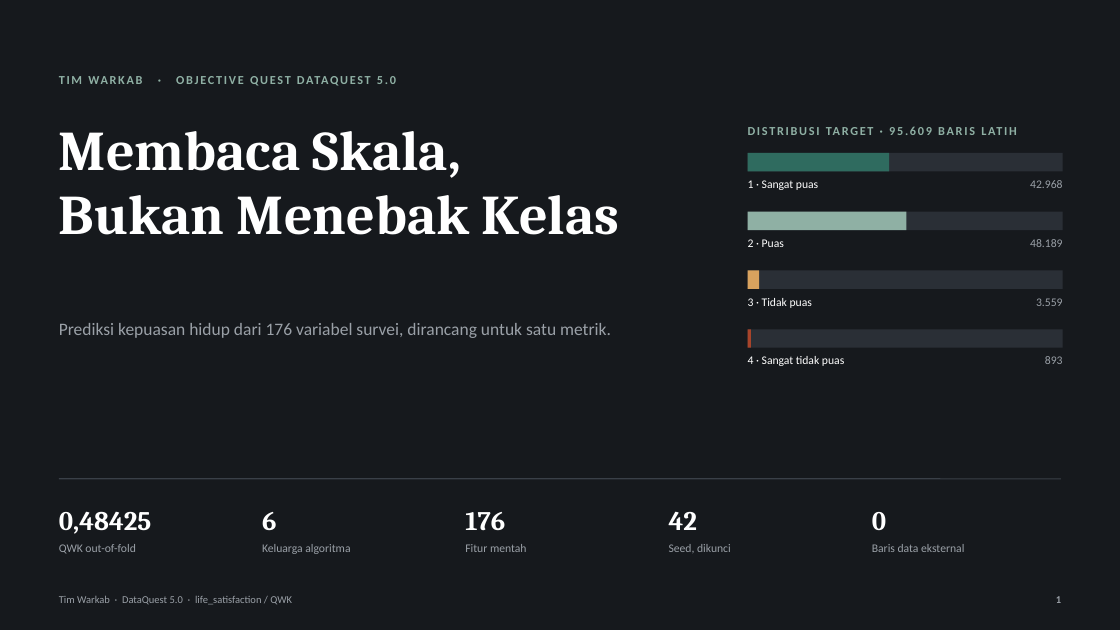
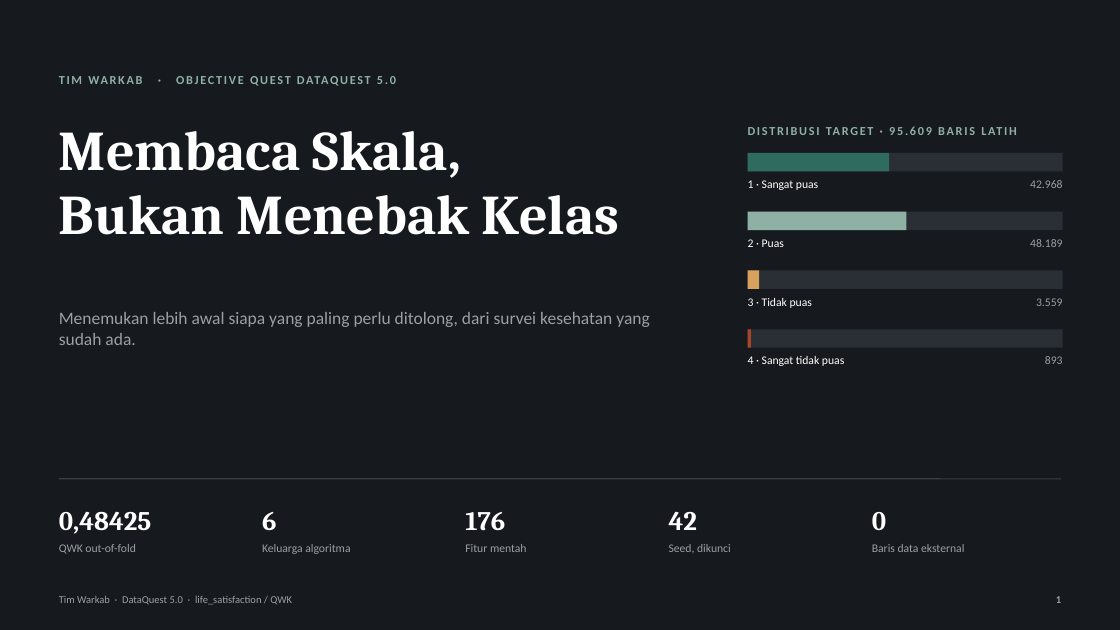
Before and after one commit to MikaelAdikara/DataQuest-Warkab, a slide deck: slide 1 of docs/Pitch_DataQuest5_Warkab.pptx. Drawn at 1120x630 pixels with LibreOffice and Linux fonts; fonts in the diff are those of the drawing. Boxes give left, top, right and bottom in pixels: in the first picture for what was removed or moved away, otherwise in the second. Text is boxed around its words. In the diff, an @@ line names an element or a change of style, - is before the commit and + after.

```diff
--- a/docs/Pitch_DataQuest5_Warkab.pptx
+++ b/docs/Pitch_DataQuest5_Warkab.pptx
@@ text at (59, 312, 649, 345): text changed @@
-Prediksi kepuasan hidup dari 176 variabel survei, dirancang untuk satu metrik.
+Menemukan lebih awal siapa yang paling perlu ditolong, dari survei kesehatan yang sudah ada.
```
Also in this commit, not shown: 20 other slides changed, 6 slides added, 3 slides removed, 3 other files.
